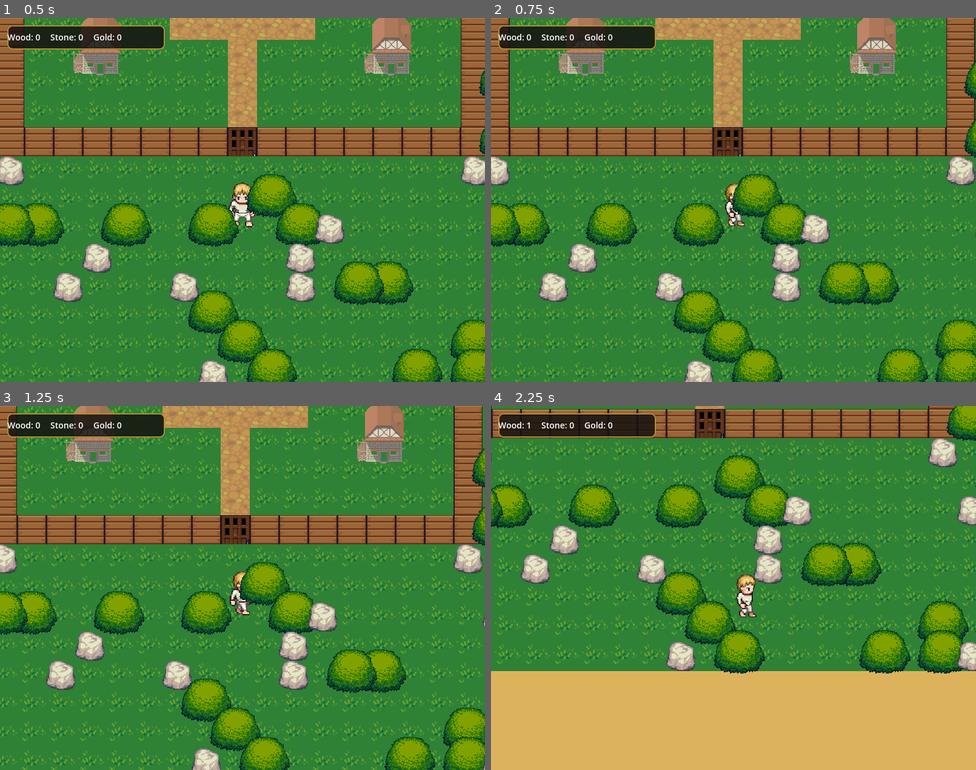
Above: before the commit, frames 1-4 (two rows, left to right).
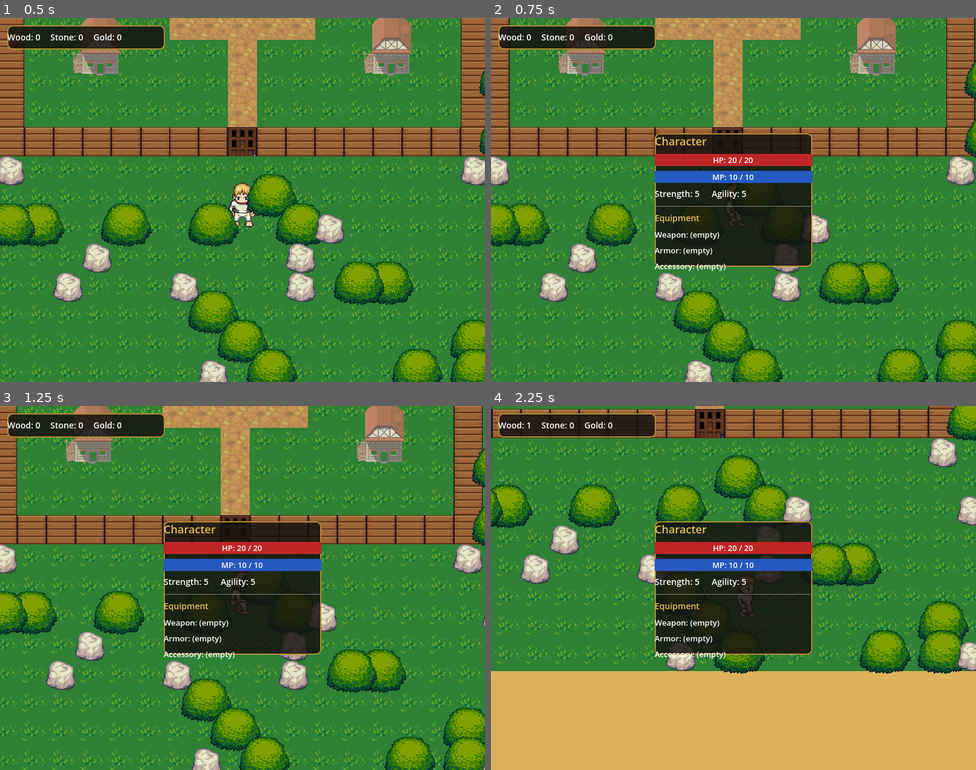
Above: after the commit, the same moments.

Repository: tobiashk-git/valley-game-godot
Game: Godot game, scene res://scenes/Overworld.tscn
The game is run twice, just before and just after one commit, with the same random seed, the same clock (stepped at 60 frames per second) and the same inputs.
Inputs:
- Up to frame 1 (0.5 s): no input
- Up to frame 2 (0.75 s): tap Enter at 0.5 s; hold D (move_right) from 0.53 s (still down); tap C (toggle_character, bound only after the commit) at 0.6 s
- Up to frame 3 (1.25 s): keep holding D (move_right)
- Up to frame 4 (2.25 s): release D (move_right) at 1.28 s; hold S (move_down) 1.28-2.03 s; tap E (interact) at 1.35 s; tap C (toggle_character, bound only after the commit) at 1.55, 2.1 s; hold D (move_right) from 2.03 s (still down)

Frame 1 is identical in both runs. In frame 2, 12% of the frame differs, in the area x 33-67%, y 31-70%; in frame 3, 12%; in frame 4, 12%.

Commit message:
Phase 3 (slice 2): character/equipment panel
Character autoload holds HP/MP/Strength/Agility stats and 3 equipment
slots (weapon/armor/accessory), following the data-autoload + UI-panel
pattern from the inventory slice. CharacterPanel toggles with C, shows
HP/MP bars, stat values, and equipped item names (or "(empty)").

No equippable items exist yet, so slots stay empty in practice - this
establishes the shell + data model ready for gear once combat lands.

Diff:
--- a/project.godot
+++ b/project.godot
@@ -23,6 +23,8 @@
 Inventory="*res://scripts/inventory.gd"
 HUD="*res://scenes/HUD.tscn"
 InventoryPanel="*res://scenes/InventoryPanel.tscn"
+Character="*res://scripts/character.gd"
+CharacterPanel="*res://scenes/CharacterPanel.tscn"
 
 [display]
 
@@ -62,6 +64,11 @@
 "events": [Object(InputEventKey,"resource_local_to_scene":false,"resource_name":"","device":-1,"window_id":0,"alt_press …(190 unchanged characters)…
 ]
 }
+toggle_character={
+"deadzone": 0.2,
+"events": [Object(InputEventKey,"resource_local_to_scene":false,"resource_name":"","device":-1,"window_id":0,"alt_pressed":false,"shift_pressed":false,"ctrl_pressed":false,"meta_pressed":false,"pressed":false,"keycode":0,"physical_keycode":67,"key_label":0,"unicode":0,"location":0,"echo":false,"script":null)
+]
+}
 
 [rendering]
 
--- /dev/null
+++ b/scenes/CharacterPanel.tscn
@@ -0,0 +1,140 @@
+[gd_scene format=3]
+
+[ext_resource type="Script" path="res://scripts/character_panel.gd" id="1_11nhv"]
+
+[sub_resource type="StyleBoxFlat" id="StyleBoxFlat_ne6hi"]
+content_margin_left = 12.0
+content_margin_top = 12.0
+content_margin_right = 12.0
+content_margin_bottom = 12.0
+bg_color = Color(0.08, 0.07, 0.06, 0.85)
+border_width_left = 2
+border_width_top = 2
+border_width_right = 2
+border_width_bottom = 2
+border_color = Color(0.7, 0.55, 0.2, 1)
+corner_radius_top_left = 8
+corner_radius_top_right = 8
+corner_radius_bottom_right = 8
+corner_radius_bottom_left = 8
+
+[sub_resource type="StyleBoxFlat" id="StyleBoxFlat_uvshh"]
+bg_color = Color(0.2, 0.05, 0.05, 1)
+corner_radius_top_left = 3
+corner_radius_top_right = 3
+corner_radius_bottom_right = 3
+corner_radius_bottom_left = 3
+
+[sub_resource type="StyleBoxFlat" id="StyleBoxFlat_aq6m7"]
+bg_color = Color(0.75, 0.15, 0.15, 1)
+corner_radius_top_left = 3
+corner_radius_top_right = 3
+corner_radius_bottom_right = 3
+corner_radius_bottom_left = 3
+
+[sub_resource type="StyleBoxFlat" id="StyleBoxFlat_0iodd"]
+bg_color = Color(0.05, 0.1, 0.2, 1)
+corner_radius_top_left = 3
+corner_radius_top_right = 3
+corner_radius_bottom_right = 3
+corner_radius_bottom_left = 3
+
+[sub_resource type="StyleBoxFlat" id="StyleBoxFlat_v8qq2"]
+bg_color = Color(0.15, 0.35, 0.75, 1)
+corner_radius_top_left = 3
+corner_radius_top_right = 3
+corner_radius_bottom_right = 3
+corner_radius_bottom_left = 3
+
+[node name="CharacterPanel" type="CanvasLayer" unique_id=1468737610]
+script = ExtResource("1_11nhv")
+
+[node name="Panel" type="Panel" parent="." unique_id=288153603]
+anchors_preset = 8
+anchor_left = 0.5
+anchor_top = 0.5
+anchor_right = 0.5
+anchor_bottom = 0.5
+offset_left = -130.0
+offset_top = -110.0
+offset_right = 130.0
+offset_bottom = 110.0
+theme_override_styles/panel = SubResource("StyleBoxFlat_ne6hi")
+
+[node name="Margin" type="MarginContainer" parent="Panel" unique_id=752602197]
+layout_mode = 0
+anchor_right = 1.0
+anchor_bottom = 1.0
+
+[node name="VBox" type="VBoxContainer" parent="Panel/Margin" unique_id=149057886]
+layout_mode = 2
+theme_override_constants/separation = 8
+
+[node name="Title" type="Label" parent="Panel/Margin/VBox" unique_id=389111178]
+layout_mode = 2
+theme_override_font_sizes/font_size = 18
+theme_override_colors/font_color = Color(0.9, 0.75, 0.35, 1)
+text = "Character"
+
+[node name="HPBar" type="ProgressBar" parent="Panel/Margin/VBox" unique_id=726746088]
+custom_minimum_size = Vector2(0, 20)
+layout_mode = 2
+theme_override_styles/background = SubResource("StyleBoxFlat_uvshh")
+theme_override_styles/fill = SubResource("StyleBoxFlat_aq6m7")
+show_percentage = false
+
+[node name="HPLabel" type="Label" parent="Panel/Margin/VBox/HPBar" unique_id=26442261]
+layout_mode = 0
+anchor_right = 1.0
+anchor_bottom = 1.0
+theme_override_font_sizes/font_size = 13
+horizontal_alignment = 1
+vertical_alignment = 1
+
+[node name="MPBar" type="ProgressBar" parent="Panel/Margin/VBox" unique_id=1395934023]
+custom_minimum_size = Vector2(0, 20)
+layout_mode = 2
+theme_override_styles/background = SubResource("StyleBoxFlat_0iodd")
+theme_override_styles/fill = SubResource("StyleBoxFlat_v8qq2")
+show_percentage = false
+
+[node name="MPLabel" type="Label" parent="Panel/Margin/VBox/MPBar" unique_id=1544312582]
+layout_mode = 0
+anchor_right = 1.0
+anchor_bottom = 1.0
+theme_override_font_sizes/font_size = 13
+horizontal_alignment = 1
+vertical_alignment = 1
+
+[node name="StatsRow" type="HBoxContainer" parent="Panel/Margin/VBox" unique_id=1111663481]
+layout_mode = 2
+theme_override_constants/separation = 20
+
+[node name="StrengthLabel" type="Label" parent="Panel/Margin/VBox/StatsRow" unique_id=1786376485]
+layout_mode = 2
+theme_override_font_sizes/font_size = 14
+
+[node name="AgilityLabel" type="Label" parent="Panel/Margin/VBox/StatsRow" unique_id=64873576]
+layout_mode = 2
+theme_override_font_sizes/font_size = 14
+
+[node name="Sep" type="HSeparator" parent="Panel/Margin/VBox" unique_id=486810863]
+layout_mode = 2
+
+[node name="EquipTitle" type="Label" parent="Panel/Margin/VBox" unique_id=1923160513]
+layout_mode = 2
+theme_override_font_sizes/font_size = 14
+theme_override_colors/font_color = Color(0.9, 0.75, 0.35, 1)
+text = "Equipment"
+
+[node name="WeaponLabel" type="Label" parent="Panel/Margin/VBox" unique_id=1978695135]
+layout_mode = 2
+theme_override_font_sizes/font_size = 13
+
+[node name="ArmorLabel" type="Label" parent="Panel/Margin/VBox" unique_id=1330034745]
+layout_mode = 2
+theme_override_font_sizes/font_size = 13
+
+[node name="AccessoryLabel" type="Label" parent="Panel/Margin/VBox" unique_id=482536381]
+layout_mode = 2
+theme_override_font_sizes/font_size = 13
--- /dev/null
+++ b/scripts/character.gd
@@ -0,0 +1,29 @@
+extends Node
+# Autoload — Oliver's stats + equipment slots. Port of the `character`
+# object in game.js. No combat exists yet so these stats aren't consumed by
+# anything mechanically yet (same starting point the JS project had before
+# its own combat phase), but the data model and UI shell are worth having
+# ready before that lands.
+
+signal changed
+
+var stats: Dictionary = {
+	"hp": 20, "max_hp": 20,
+	"mp": 10, "max_mp": 10,
+	"strength": 5, "agility": 5,
+}
+
+# slot -> item_id or "" (empty)
+var equipment: Dictionary = {
+	"weapon": "",
+	"armor": "",
+	"accessory": "",
+}
+
+func equip(slot: String, item_id: String) -> void:
+	equipment[slot] = item_id
+	changed.emit()
+
+func unequip(slot: String) -> void:
+	equipment[slot] = ""
+	changed.emit()
--- /dev/null
+++ b/scripts/character_panel.gd
@@ -0,0 +1,45 @@
+extends CanvasLayer
+# Autoload — toggled with the "toggle_character" action (C key). Shows
+# Oliver's stats + equipment slots, port of the JS Character panel.
+
+@onready var panel: Panel = $Panel
+@onready var hp_bar: ProgressBar = $Panel/Margin/VBox/HPBar
+@onready var hp_label: Label = $Panel/Margin/VBox/HPBar/HPLabel
+@onready var mp_bar: ProgressBar = $Panel/Margin/VBox/MPBar
+@onready var mp_label: Label = $Panel/Margin/VBox/MPBar/MPLabel
+@onready var strength_label: Label = $Panel/Margin/VBox/StatsRow/StrengthLabel
+@onready var agility_label: Label = $Panel/Margin/VBox/StatsRow/AgilityLabel
+@onready var weapon_label: Label = $Panel/Margin/VBox/WeaponLabel
+@onready var armor_label: Label = $Panel/Margin/VBox/ArmorLabel
+@onready var accessory_label: Label = $Panel/Margin/VBox/AccessoryLabel
+
+func _ready() -> void:
+	panel.visible = false
+	Character.changed.connect(_refresh)
+
+func _refresh() -> void:
+	var stats: Dictionary = Character.stats
+	hp_bar.max_value = stats.max_hp
+	hp_bar.value = stats.hp
+	hp_label.text = "HP: %d / %d" % [stats.hp, stats.max_hp]
+	mp_bar.max_value = stats.max_mp
+	mp_bar.value = stats.mp
+	mp_label.text = "MP: %d / %d" % [stats.mp, stats.max_mp]
+	strength_label.text = "Strength: %d" % stats.strength
+	agility_label.text = "Agility: %d" % stats.agility
+
+	weapon_label.text = "Weapon: %s" % _slot_text("weapon")
+	armor_label.text = "Armor: %s" % _slot_text("armor")
+	accessory_label.text = "Accessory: %s" % _slot_text("accessory")
+
+func _slot_text(slot: String) -> String:
+	var item_id: String = Character.equipment[slot]
+	if item_id == "":
+		return "(empty)"
+	return Items.get_item_name(item_id)
+
+func _process(_delta: float) -> void:
+	if Input.is_action_just_pressed("toggle_character"):
+		panel.visible = not panel.visible
+		if panel.visible:
+			_refresh()
--- /dev/null
+++ b/tools/setup_character_panel.gd
@@ -0,0 +1,144 @@
+extends SceneTree
+# Builds CharacterPanel.tscn (toggled with C). Run via:
+# godot --headless --script res://tools/setup_character_panel.gd
+
+func _panel_style() -> StyleBoxFlat:
+	var style := StyleBoxFlat.new()
+	style.bg_color = Color(0.08, 0.07, 0.06, 0.85)
+	style.border_color = Color(0.7, 0.55, 0.2, 1.0)
+	style.set_border_width_all(2)
+	style.set_corner_radius_all(8)
+	style.set_content_margin_all(12)
+	return style
+
+func _bar_style(fg: bool) -> StyleBoxFlat:
+	var style := StyleBoxFlat.new()
+	style.bg_color = Color(0.75, 0.15, 0.15, 1.0) if fg else Color(0.2, 0.05, 0.05, 1.0)
+	style.set_corner_radius_all(3)
+	return style
+
+func _build_character_panel() -> void:
+	var layer := CanvasLayer.new()
+	layer.name = "CharacterPanel"
+	layer.set_script(load("res://scripts/character_panel.gd"))
+
+	var panel := Panel.new()
+	panel.name = "Panel"
+	panel.set_anchors_preset(Control.PRESET_CENTER)
+	panel.position = Vector2(-130, -110)
+	panel.size = Vector2(260, 220)
+	panel.add_theme_stylebox_override("panel", _panel_style())
+	layer.add_child(panel)
+	panel.owner = layer
+
+	var margin := MarginContainer.new()
+	margin.name = "Margin"
+	margin.set_anchors_preset(Control.PRESET_FULL_RECT)
+	panel.add_child(margin)
+	margin.owner = layer
+
+	var vbox := VBoxContainer.new()
+	vbox.name = "VBox"
+	vbox.add_theme_constant_override("separation", 8)
+	margin.add_child(vbox)
+	vbox.owner = layer
+
+	var title := Label.new()
+	title.name = "Title"
+	title.text = "Character"
+	title.add_theme_color_override("font_color", Color(0.9, 0.75, 0.35))
+	title.add_theme_font_size_override("font_size", 18)
+	vbox.add_child(title)
+	title.owner = layer
+
+	# HP bar
+	var hp_bar := ProgressBar.new()
+	hp_bar.name = "HPBar"
+	hp_bar.custom_minimum_size = Vector2(0, 20)
+	hp_bar.show_percentage = false
+	hp_bar.add_theme_stylebox_override("fill", _bar_style(true))
+	hp_bar.add_theme_stylebox_override("background", _bar_style(false))
+	vbox.add_child(hp_bar)
+	hp_bar.owner = layer
+
+	var hp_label := Label.new()
+	hp_label.name = "HPLabel"
+	hp_label.set_anchors_preset(Control.PRESET_FULL_RECT)
+	hp_label.horizontal_alignment = HORIZONTAL_ALIGNMENT_CENTER
+	hp_label.vertical_alignment = VERTICAL_ALIGNMENT_CENTER
+	hp_label.add_theme_font_size_override("font_size", 13)
+	hp_bar.add_child(hp_label)
+	hp_label.owner = layer
+
+	# MP bar
+	var mp_bar := ProgressBar.new()
+	mp_bar.name = "MPBar"
+	mp_bar.custom_minimum_size = Vector2(0, 20)
+	mp_bar.show_percentage = false
+	var mp_fg := _bar_style(true)
+	mp_fg.bg_color = Color(0.15, 0.35, 0.75, 1.0)
+	var mp_bg := _bar_style(false)
+	mp_bg.bg_color = Color(0.05, 0.1, 0.2, 1.0)
+	mp_bar.add_theme_stylebox_override("fill", mp_fg)
+	mp_bar.add_theme_stylebox_override("background", mp_bg)
+	vbox.add_child(mp_bar)
+	mp_bar.owner = layer
+
+	var mp_label := Label.new()
+	mp_label.name = "MPLabel"
+	mp_label.set_anchors_preset(Control.PRESET_FULL_RECT)
+	mp_label.horizontal_alignment = HORIZONTAL_ALIGNMENT_CENTER
+	mp_label.vertical_alignment = VERTICAL_ALIGNMENT_CENTER
+	mp_label.add_theme_font_size_override("font_size", 13)
+	mp_bar.add_child(mp_label)
+	mp_label.owner = layer
+
+	# Strength / Agility row
+	var stats_row := HBoxContainer.new()
+	stats_row.name = "StatsRow"
+	stats_row.add_theme_constant_override("separation", 20)
+	vbox.add_child(stats_row)
+	stats_row.owner = layer
+
+	var strength_label := Label.new()
+	strength_label.name = "StrengthLabel"
+	strength_label.add_theme_font_size_override("font_size", 14)
+	stats_row.add_child(strength_label)
+	strength_label.owner = layer
+
+	var agility_label := Label.new()
+	agility_label.name = "AgilityLabel"
+	agility_label.add_theme_font_size_override("font_size", 14)
+	stats_row.add_child(agility_label)
+	agility_label.owner = layer
+
+	var sep := HSeparator.new()
+	sep.name = "Sep"
+	vbox.add_child(sep)
+	sep.owner = layer
+
+	var equip_title := Label.new()
+	equip_title.name = "EquipTitle"
+	equip_title.text = "Equipment"
+	equip_title.add_theme_color_override("font_color", Color(0.9, 0.75, 0.35))
+	equip_title.add_theme_font_size_override("font_size", 14)
+	vbox.add_child(equip_title)
+	equip_title.owner = layer
+
+	for entry in [["WeaponLabel", "Weapon"], ["ArmorLabel", "Armor"], ["AccessoryLabel", "Accessory"]]:
+		var label := Label.new()
+		label.name = entry[0]
+		label.add_theme_font_size_override("font_size", 13)
+		vbox.add_child(label)
+		label.owner = layer
+
+	var packed := PackedScene.new()
+	packed.pack(layer)
+	var err := ResourceSaver.save(packed, "res://scenes/CharacterPanel.tscn")
+	print("CharacterPanel.tscn saved: ", err)
+
+func _initialize() -> void:
+	print("=== Character panel setup starting ===")
+	_build_character_panel()
+	print("=== Setup complete ===")
+	quit()
--- /dev/null
+++ b/tools/verify_character_panel.gd
@@ -0,0 +1,35 @@
+extends SceneTree
+
+func _initialize() -> void:
+	var overworld_scene: PackedScene = load("res://scenes/Overworld.tscn")
+	var overworld: Node2D = overworld_scene.instantiate()
+	root.add_child(overworld)
+	current_scene = overworld
+	await process_frame
+	await process_frame
+
+	root.get_texture().get_image().save_png("res://verify_character_before.png")
+
+	# Open the character panel.
+	Input.action_press("toggle_character")
+	await process_frame
+	Input.action_release("toggle_character")
+	await process_frame
+	await process_frame
+	root.get_texture().get_image().save_png("res://verify_character_panel.png")
+
+	# Equip a fake weapon directly to confirm the equipment display updates.
+	root.get_node("Character").equip("weapon", "wood")
+	await process_frame
+	await process_frame
+	root.get_texture().get_image().save_png("res://verify_character_equipped.png")
+
+	# Toggle closed again.
+	Input.action_press("toggle_character")
+	await process_frame
+	Input.action_release("toggle_character")
+	await process_frame
+	await process_frame
+	root.get_texture().get_image().save_png("res://verify_character_closed.png")
+
+	quit()
